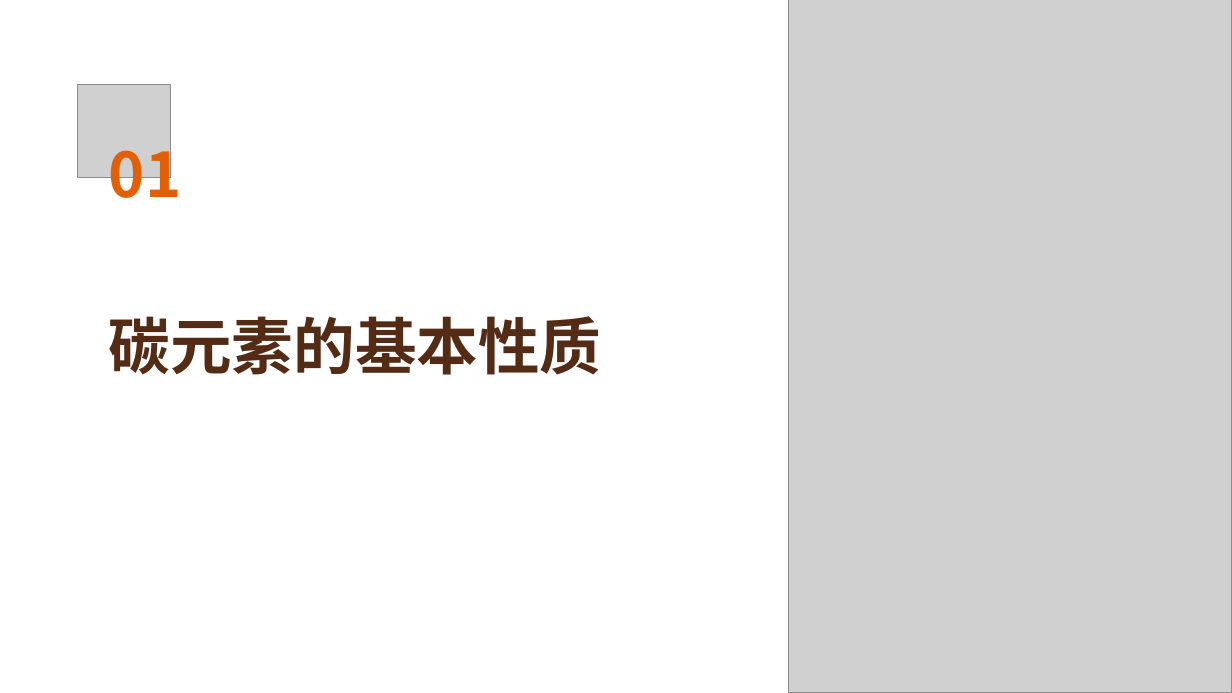
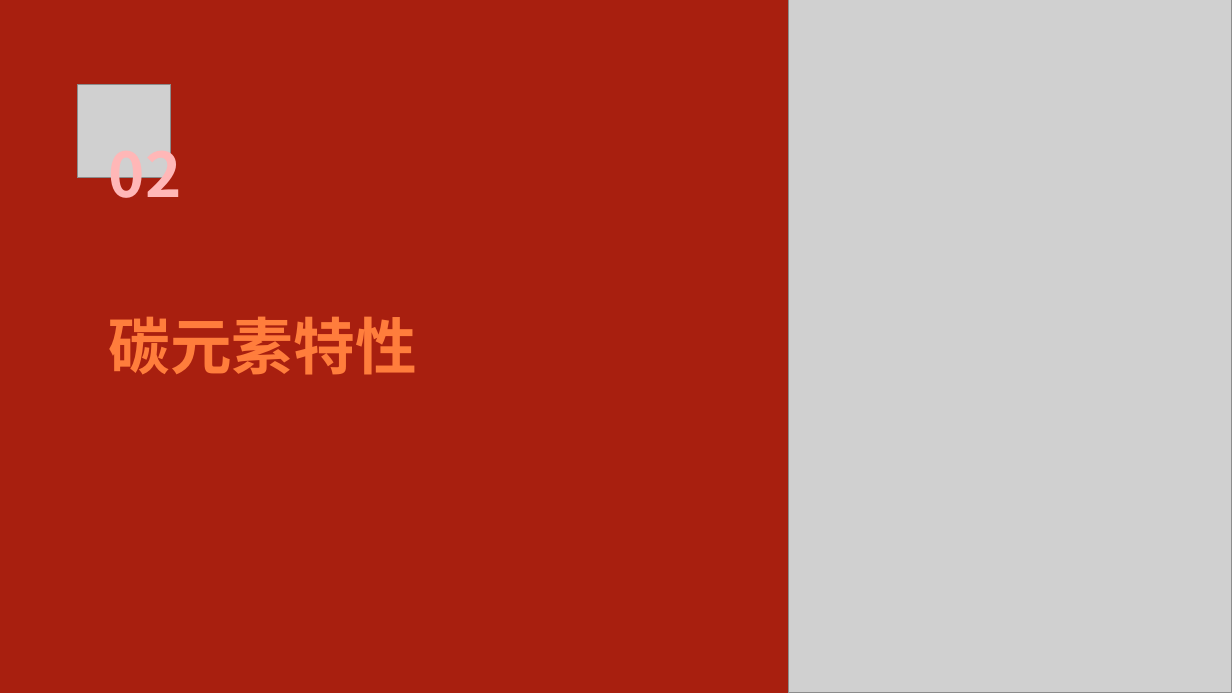
Before and after one commit to FlashLizard/Intelligent_Learning_Platform, a slide deck: slide 6 of src/generate_ppt/generate_ppt/testppt.ppt (slide 3 before the commit). Drawn at 1232x693 pixels with LibreOffice and Linux fonts; fonts in the diff are those of the drawing; grey boxes stand for pictures. Boxes give left, top, right and bottom in pixels: in the first picture for what was removed or moved away, otherwise in the second. Text is boxed around its words. In the diff, an @@ line names an element or a change of style, - is before the commit and + after.

```diff
--- a/src/generate_ppt/generate_ppt/testppt.ppt
+++ b/src/generate_ppt/generate_ppt/testppt.ppt
@@ background #FFFFFF to #A81F0F @@
@@ text at (109,134,182,213): text changed; text colour #E45E03 to #FFB7B7 @@
-01
+02
@@ text at (109,317,417,375): text changed; text colour #542C16 to #FF7D3C @@
-碳元素的基本性质
+碳元素特性
```
Also in this commit, not shown: 13 other slides changed, 10 slides added, 1 slide removed, 17 other files.
